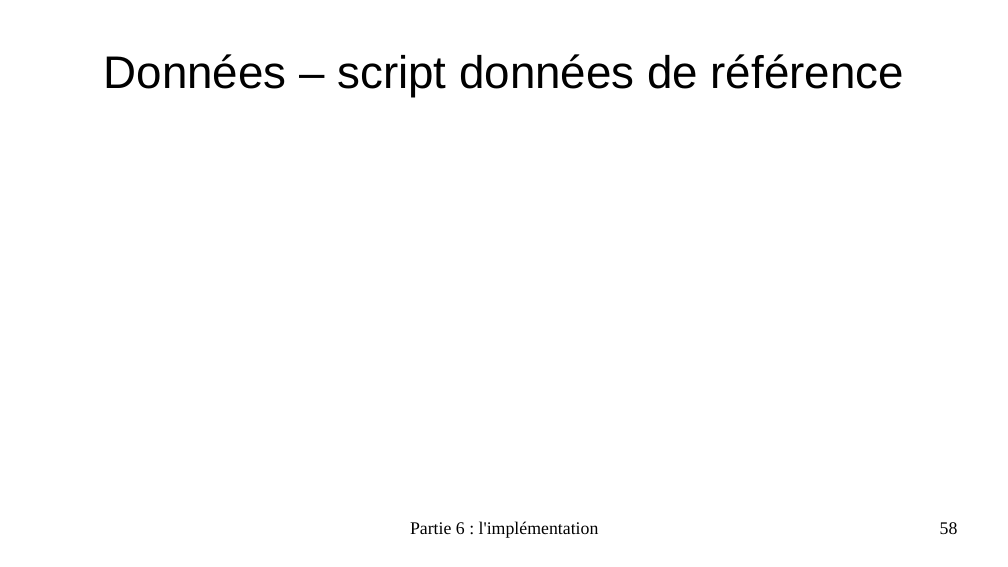
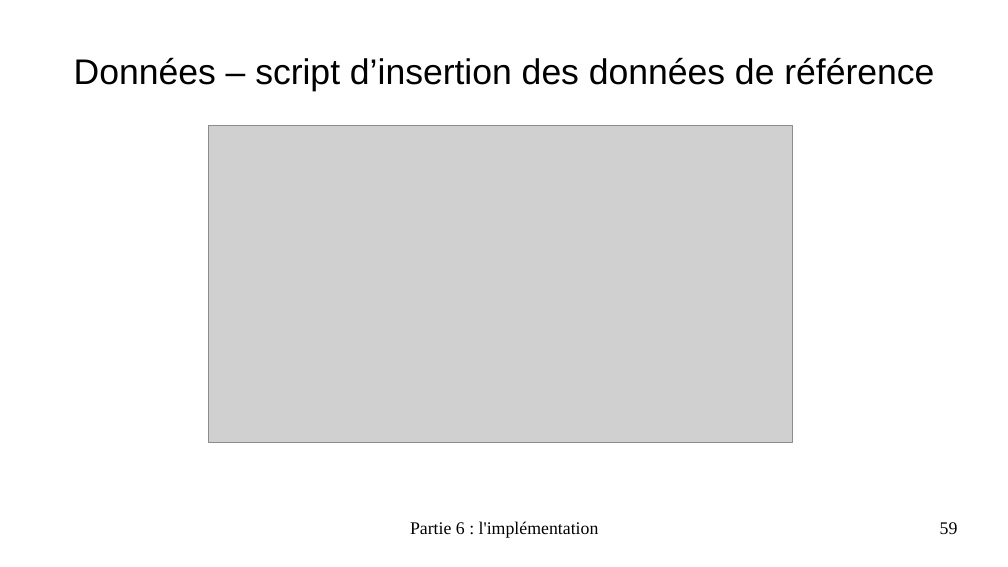
Before and after one commit to EmmaBroudic/Projet-Nooky, a slide deck: slide 59 of doc/Nooky4.odp (slide 58 before the commit). Drawn at 1008x567 pixels with LibreOffice and Linux fonts; fonts in the diff are those of the drawing; grey boxes stand for pictures. Boxes give left, top, right and bottom in pixels: in the first picture for what was removed or moved away, otherwise in the second. Text is boxed around its words. In the diff, an @@ line names an element or a change of style, - is before the commit and + after.

```diff
--- a/doc/Nooky4.odp
+++ b/doc/Nooky4.odp
@@ title at (74,57,934,91): text changed; size 36 to 28 pt @@
-Données – script données de référence
+Données – script d’insertion des données de référence
@@ picture added at (209,125,792,443) @@
@@ page number at (940,522,958,534): text changed @@
-58
+59
```
Also in this commit, not shown: 4 other slides changed, 5 other files.
